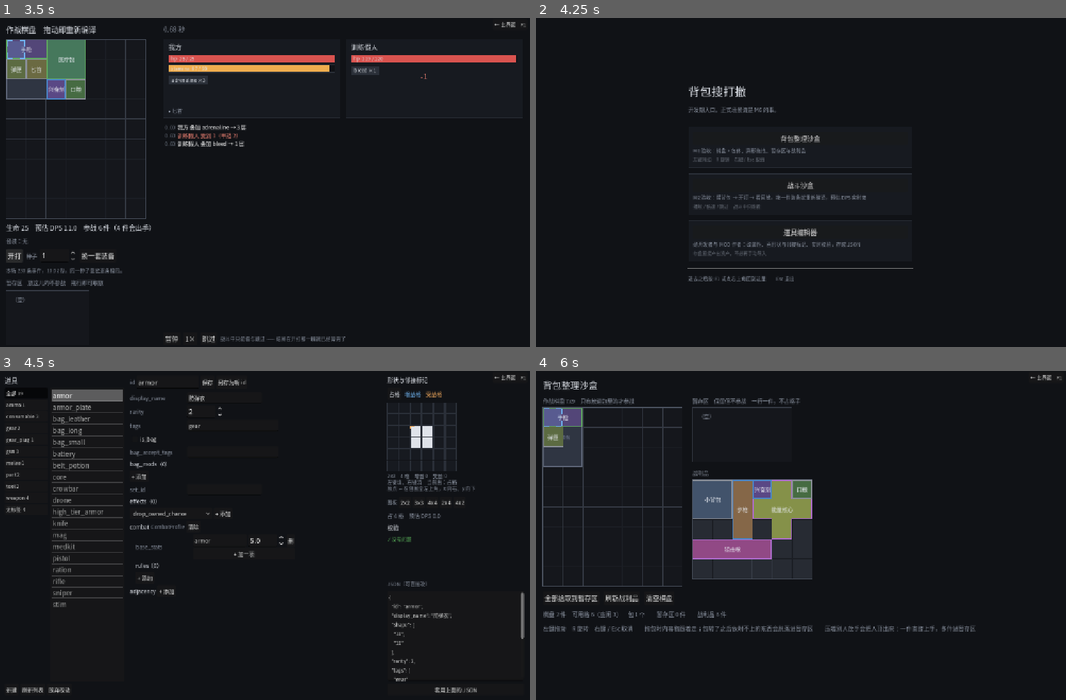
Above: before the commit, frames 1-4 (two rows, left to right).
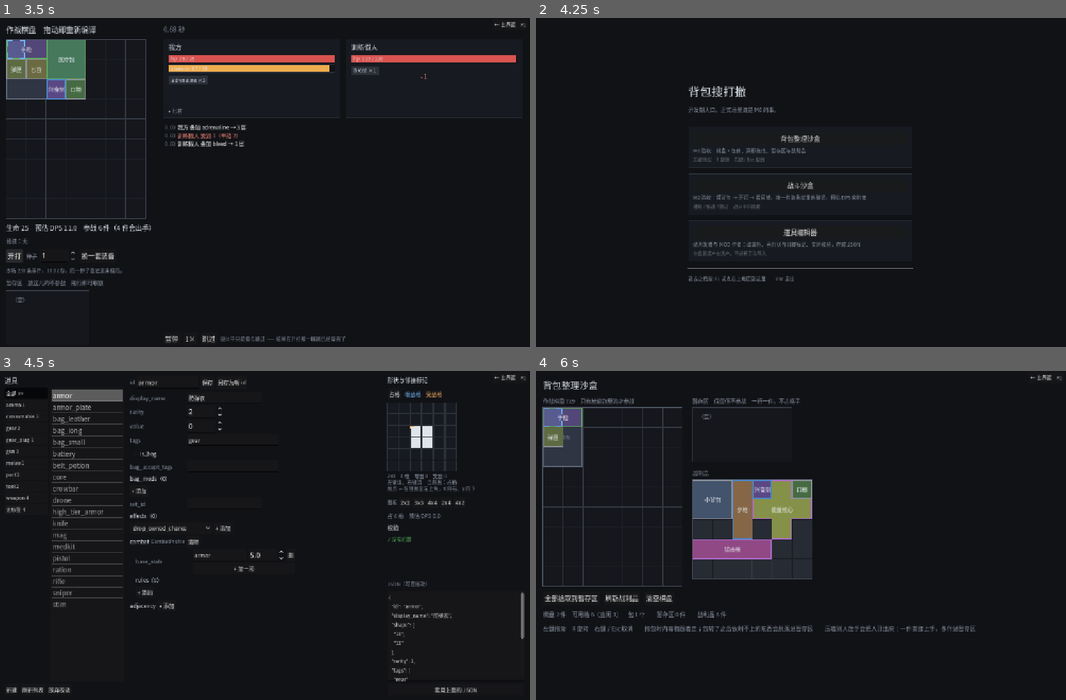
Above: after the commit, the same moments.

Repository: oZlUche/packsoudc
Game: Godot game, scene res://ui/launcher.tscn
The game is run twice, just before and just after one commit, with the same random seed, the same clock (stepped at 60 frames per second) and the same inputs.
Inputs:
- Up to frame 1 (3.5 s): click "背包整理沙盒" at 0.5 s; click "← 主界面 F1" at 1.25 s; click "战斗沙盒" at 2 s; click "开打" at 2.75 s
- Up to frame 2 (4.25 s): click "← 主界面 F1" at 3.5 s
- Up to frame 3 (4.5 s): click "道具编辑器" at 4.25 s
- Up to frame 4 (6 s): click "← 主界面 F1" at 5 s; click "背包整理沙盒" at 5.75 s

Frames 1-2 are identical in both runs. In frame 3, 1.5% of the frame differs, in the area x 24-56%, y 15-73%; in frame 4, nothing differs.

Commit message:
design: 路线是取舍不是等难；战斗失败扣体力；道具本身有价值
作者补三条底层机制，改进架构 5.4 / 5.4.2 / 5.7 / 6.4 / 7.1 / 15，计划 027 第六版。

一、路线风格是取舍。偏搜索低风险低收益，尽头是核心前的撤离点，可以不打
最终敌人，搜到强力道具可以换乘去打；偏战斗高风险高收益，路上有中途撤离点，
战损过高就撤。第一版写成「难度相同」是因为作者早先说「整体难度不变」，
作者随后补了取舍：整体不变的是性价比，不是风险本身。改成两个分数一个比值：
每条路线的风险分、收益分各落在风格区间，各路线收益/风险之比相当。
退路做成拓扑不做成提示：相邻路线每 N 环一个受保护的换乘点，否则风格就是
开局定终身。

二、战斗输了不等于一局结束：扣体力，普通 -1、精英 -2，归零才战败。体力是
run 级小整数，跨战斗保留，与战斗内的生命耐力无关。15 节第 1 项由此定案，
侵蚀浅层惩罚改为扣体力。type_risk 就按这张表定：一步的风险 = 输的概率 × 扣的体力。
输了之后节点怎么办、BOSS 失败是否直接战败、初始值、休息回复量 —— 四个数待定。

三、道具既提供战斗力也有本身的价值。ItemDef.value，0 = 按稀有度 × 尺寸算
（ItemValue.of，表是占位，形状「越稀有越贵」不变），填正数覆盖。用于撤离结算、
买卖、侵蚀损坏，也是路线收益分的单位。编辑器与导入器靠反射自动认得这个字段。

测试 1216 -> 1235 断言，19 -> 20 套件。

Co-Authored-By: Claude Fable 5.1 <noreply@anthropic.com>

Diff:
--- a/core/inventory/item_def.gd
+++ b/core/inventory/item_def.gd
@@ -20,6 +20,11 @@
 
 ## 稀有度档位，0 起。影响掉落权重与 UI 配色。
 @export var rarity: int = 0
+
+## 本身的价值：撤离结算、买卖、侵蚀损坏时的损失都看它（架构文档 6.4）。
+## 0 = 按稀有度与尺寸算（[method ItemValue.of]），填正数则覆盖 ——
+## 留给「小而贵」「大而贱」的特例。战斗力与价值是两回事，一件东西可以只占其一。
+@export var value: int = 0
 
 ## 准入标签。容器级与包体级的准入都拿它比对。
 @export var tags: Array[StringName] = []
--- /dev/null
+++ b/core/inventory/item_value.gd
@@ -0,0 +1,24 @@
+## 道具本身的价值（架构文档 6.4）。
+##
+## 道具有两种用处：**提供战斗力**，以及**本身值钱** —— 撤离结算、买卖、侵蚀损坏时的损失
+## 都看后者。一件占 6 格的传说护甲可能打起来不如两把匕首，但背出去的价钱高得多；
+## 「为了背它出去牺牲两格战斗力」正是搜刮路线上该有的取舍。
+##
+## 默认按**稀有度 × 尺寸**算：越稀有每格越贵，越大总价越高。`ItemDef.value` 填正数则覆盖，
+## 留给「小而贵」或「大而贱」的特例。
+class_name ItemValue
+extends RefCounted
+
+## 稀有度 → 每格基础价。**占位数值**，等经济系统（M4 / M5）拍板；
+## 这里只保证「越稀有越贵」这个形状成立。
+const BASE_PER_CELL: Array[int] = [5, 12, 30, 75, 200]
+
+
+static func of(def: ItemDef) -> int:
+	if def == null:
+		return 0
+	if def.value > 0:
+		return def.value
+	var tier := clampi(def.rarity, 0, BASE_PER_CELL.size() - 1)
+	var cells := def.shape.cell_count() if def.shape != null else 0
+	return BASE_PER_CELL[tier] * cells
--- a/tests/run_tests.gd
+++ b/tests/run_tests.gd
@@ -43,6 +43,7 @@
 	preload("res://tests/test_displacement.gd"),
 	preload("res://tests/test_item_stash.gd"),
 	preload("res://tests/test_dev_nav.gd"),
+	preload("res://tests/test_item_value.gd"),
 ]
 
 
--- /dev/null
+++ b/tests/test_item_value.gd
@@ -0,0 +1,37 @@
+## 道具本身的价值（架构文档 6.4）：稀有度 × 尺寸，可覆盖。
+##
+## 期望值从 [constant ItemValue.BASE_PER_CELL] 推，不写死具体金额 ——
+## 那张表是占位，经济系统一定会改它。这里守的是形状：越稀有越贵、越大越贵、覆盖优先。
+extends RefCounted
+
+
+static func _def(rarity: int, rows: Array, value: int = 0) -> ItemDef:
+	var d := ItemDef.new()
+	d.id = &"x"
+	d.shape = ItemShape.from_ascii(rows)
+	d.rarity = rarity
+	d.value = value
+	return d
+
+
+static func run(t: TestCase) -> void:
+	t.begin("道具价值 · 稀有度 × 尺寸")
+
+	var table := ItemValue.BASE_PER_CELL
+	for r in table.size():
+		t.eq(ItemValue.of(_def(r, ["#"])), table[r], "稀有度 %d 的 1 格道具 = 表里那一档" % r)
+		t.eq(ItemValue.of(_def(r, ["##", "##"])), table[r] * 4, "同档 4 格 = 4 倍")
+	for r in range(1, table.size()):
+		t.check(ItemValue.of(_def(r, ["#"])) > ItemValue.of(_def(r - 1, ["#"])),
+			"稀有度 %d 比 %d 贵 —— 表可以改数，不能改这个形状" % [r, r - 1])
+
+	# --- 越界的稀有度夹到两端，不崩 ---
+	t.eq(ItemValue.of(_def(99, ["#"])), table[table.size() - 1], "超出表的稀有度按最高档")
+	t.eq(ItemValue.of(_def(-3, ["#"])), table[0], "负的按最低档")
+
+	# --- 覆盖 ---
+	t.eq(ItemValue.of(_def(0, ["##", "##"], 999)), 999, "填了 value 就按 value，不再算")
+	t.eq(ItemValue.of(null), 0, "空定义值 0")
+	var no_shape := ItemDef.new()
+	no_shape.rarity = 4
+	t.eq(ItemValue.of(no_shape), 0, "没形状就没尺寸，值 0")
Not shown, added: core/inventory/item_value.gd.uid
Not shown, added: docs/reports/images/028-bag-rotation.png.import
Not shown, added: tests/test_item_value.gd.uid
Not shown, changed: docs/architecture.md
Not shown, changed: docs/reports/027-m3-plan.md
